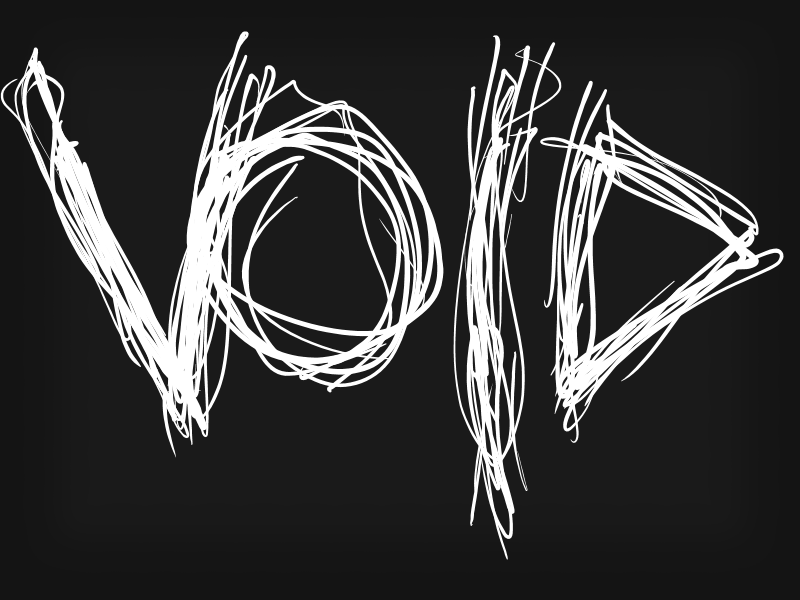
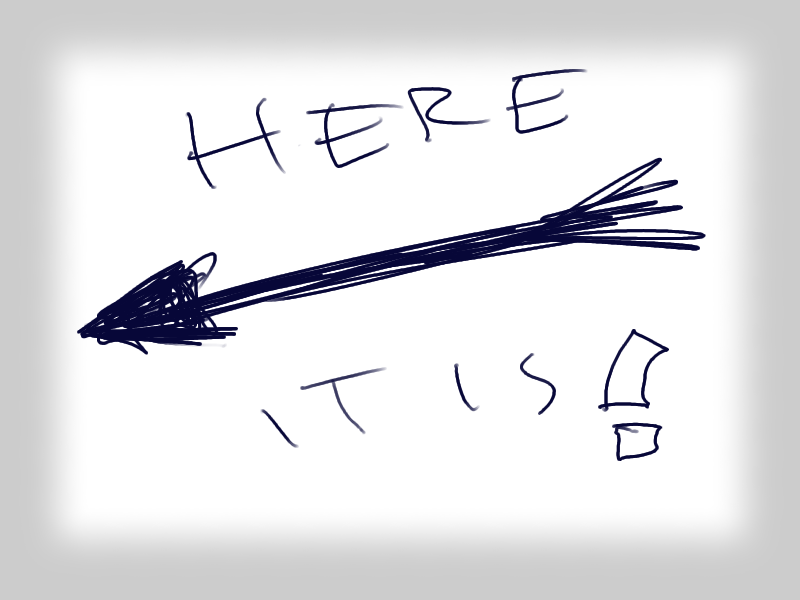
Two versions of the same layered image (800x600). Layer-by-layer changes:
hid "VOID copy" over (x1=0, y1=31, x2=784, y2=560)
hid "RandomCode" over (x1=0, y1=0, x2=800, y2=600)
added layer "Take the Record! You will need it! copy" above "Take the Record! You will need it!" over (x1=77, y1=69, x2=706, y2=461)
